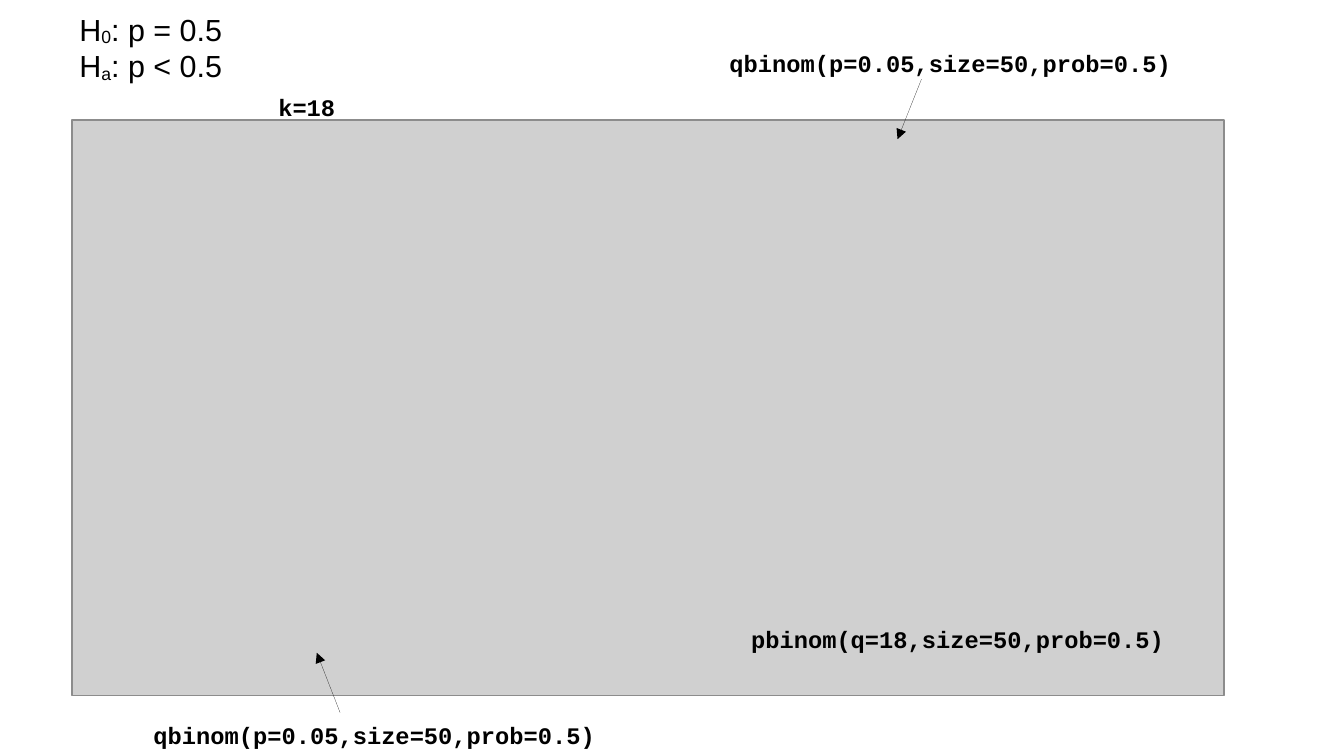
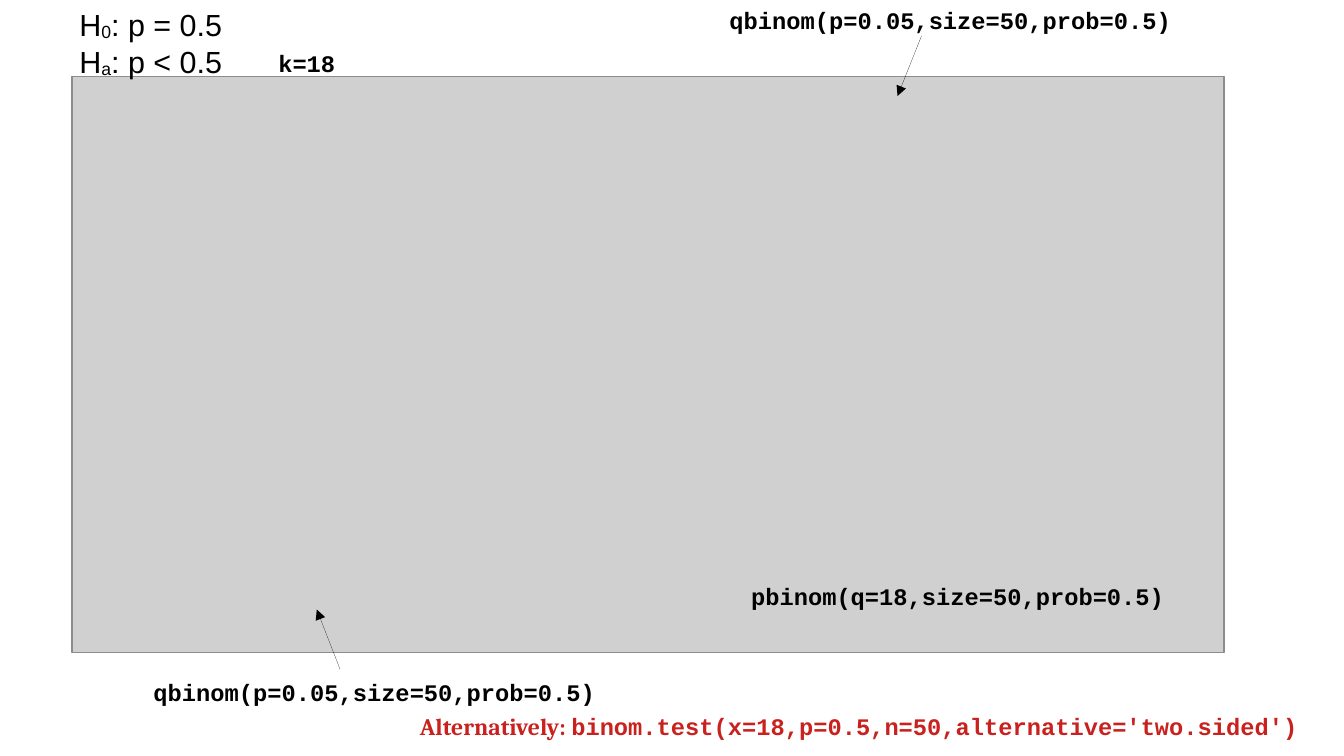
Before and after one commit to pvermees/geostats, a slide deck: slide 35 of slides/quizzes.odp. Drawn at 1344x756 pixels with LibreOffice and Linux fonts; fonts in the diff are those of the drawing; grey boxes stand for pictures. Boxes give left, top, right and bottom in pixels: in the first picture for what was removed or moved away, otherwise in the second. Text is boxed around its words. In the diff, an @@ line names an element or a change of style, - is before the commit and + after.

Commit message:
Updated slides

```diff
--- a/slides/quizzes.odp
+++ b/slides/quizzes.odp
@@ text "H0: p = 0.5": place and size @@
-text "H0: p = 0.5" at bbox=[128, 19, 222, 83]
+text "H0: p = 0.5" at bbox=[128, 14, 222, 78]
@@ 4 texts, 1 picture, 1 arrow: place and size @@
-4 texts, 1 picture, 1 arrow at bbox=[72, 55, 1224, 749]
+4 texts, 1 picture, 1 arrow at bbox=[72, 12, 1224, 706]
@@ arrow moved from (340, 713) - (317, 652) to (340, 670) - (317, 610) @@
@@ text added at bbox=[420, 718, 1297, 740], 14 pt, text #C9211E, bold @@
+Alternatively: binom.test(x=18,p=0.5,n=50,alternative='two.sided')
```
Also in this commit, not shown: 2 other slides changed.
